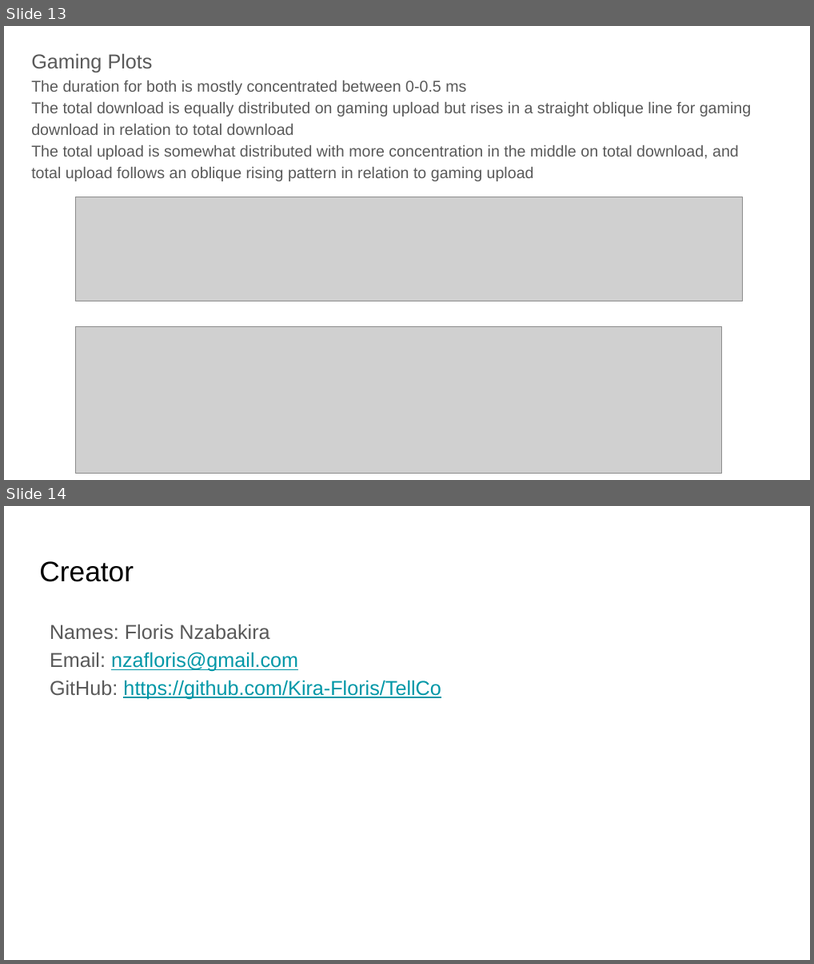
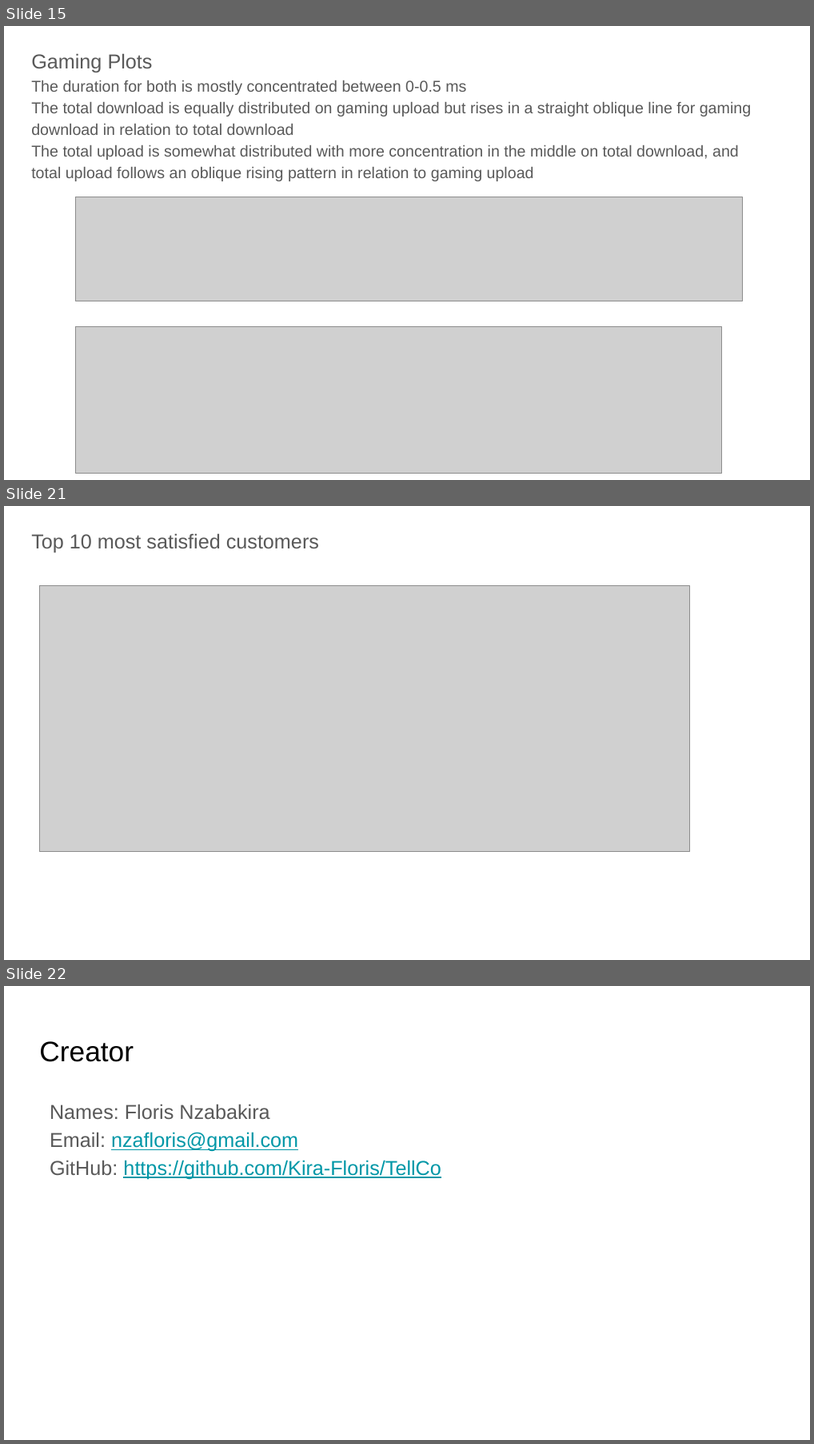
Before and after one commit to Kira-Floris/TellCo, a slide deck: docs/nzabakira floris - telco first interim submission.pptx. Shown one above the other, each under a label of ours: slides 13 and 14 before the commit, slides 15, 21 and 22 after it; the slides between them are not shown. The pictures are 814x964 and 814x1444 pixels, drawn with LibreOffice and Linux fonts; fonts in the diff are those of the drawing; grey boxes stand for pictures. Boxes give left, top, right and bottom in pixels: in the first picture for what was removed or moved away, otherwise in the second. Text is boxed around its words. In the diff, an @@ line names an element or a change of style, - is before the commit and + after.

```diff
--- a/docs/nzabakira floris - telco first interim submission.pptx
+++ b/docs/nzabakira floris - telco first interim submission.pptx
@@ slide 21 added at (4,506,810,960), background #FFFFFF @@
@@ text added at (31,533,319,552), 18 pt, text #595959 @@
+Top 10 most satisfied customers
@@ picture added at (39,586,690,851) @@
@@ what was slide 13 is now slide 15 @@
@@ what was slide 14 is now slide 22 @@
```
Also in this commit, not shown: 7 other slides added, 5 other files.
